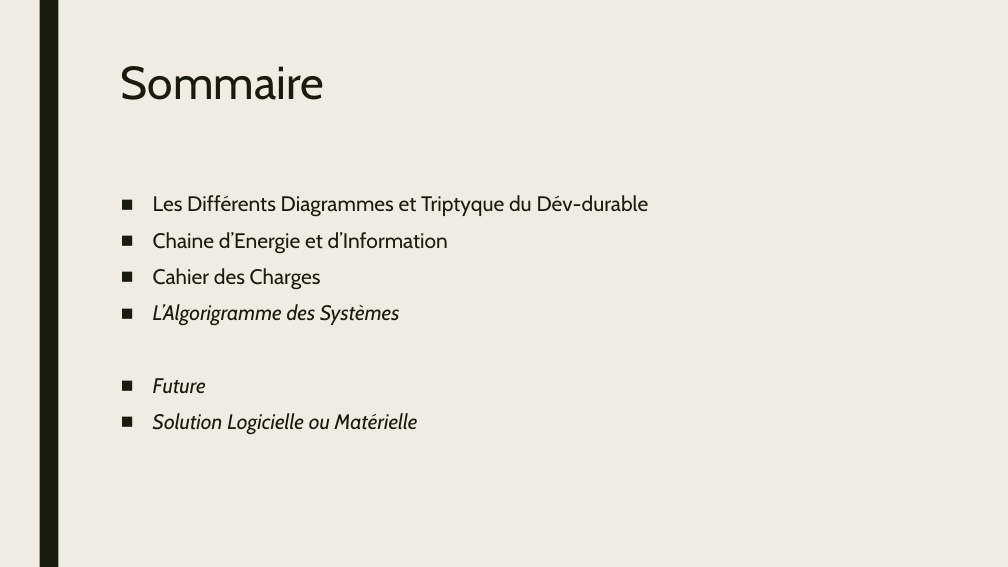
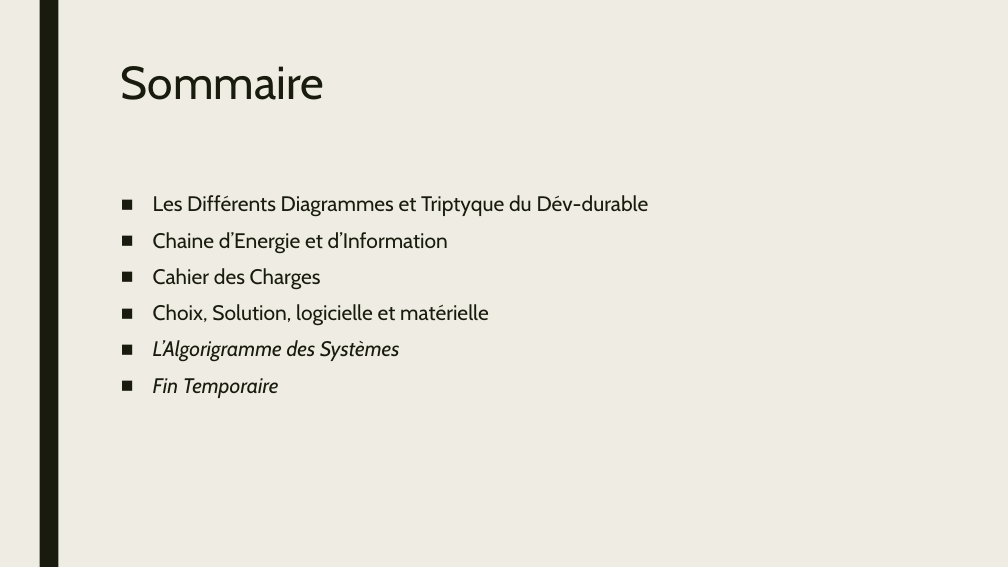
Before and after one commit to BoZhang-dev/Project-Joola, a slide deck: slide 2 of Notes/Presentation-Borui.pptx. Drawn at 1008x567 pixels with LibreOffice and Linux fonts; fonts in the diff are those of the drawing. Boxes give left, top, right and bottom in pixels: in the first picture for what was removed or moved away, otherwise in the second. Text is boxed around its words. In the diff, an @@ line names an element or a change of style, - is before the commit and + after.

```diff
--- a/Notes/Presentation-Borui.pptx
+++ b/Notes/Presentation-Borui.pptx
@@ text at <box>153,304,489,326</box>: paragraph added @@
+■ Choix, Solution, logicielle et matérielle
@@ text at <box>153,378,279,398</box>: text changed @@
-■ Future
-■ Solution Logicielle ou Matérielle
+■ Fin Temporaire
```
Also in this commit, not shown: 2 other slides changed, 1 slide added, 1 other file.
